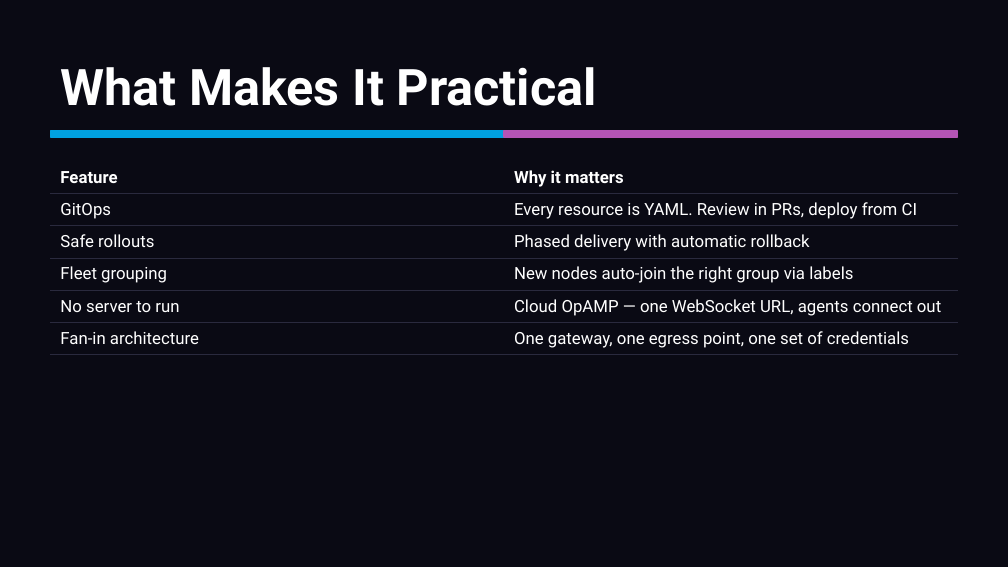
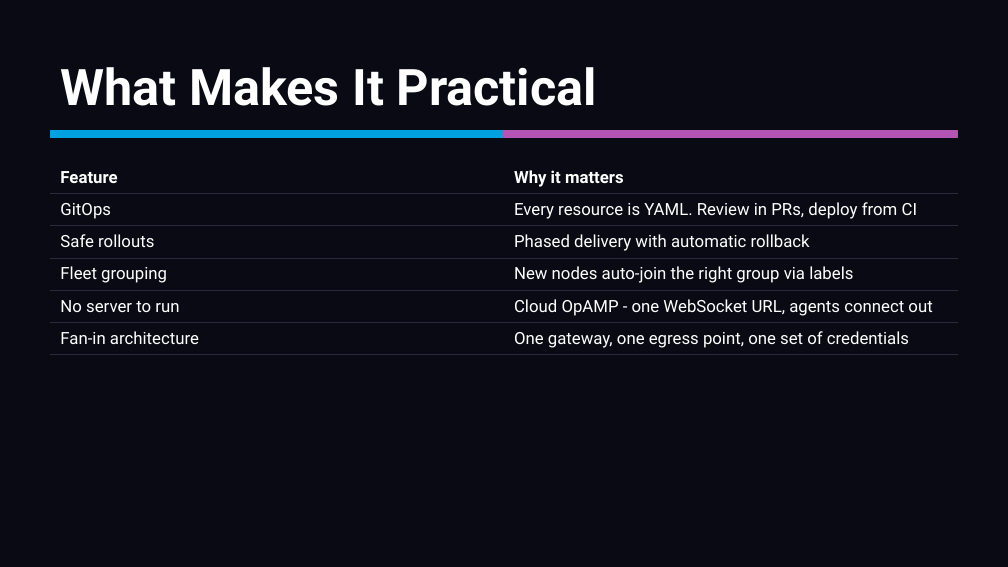
Before and after one commit to mreider/astroshop-bindplane-labs, a slide deck: slide 42 of docs/bindplane-primer/bindplane-primer.pptx. Drawn at 1008x567 pixels with LibreOffice and Linux fonts; fonts in the diff are those of the drawing. Boxes give left, top, right and bottom in pixels: in the first picture for what was removed or moved away, otherwise in the second. Text is boxed around its words. In the diff, an @@ line names an element or a change of style, - is before the commit and + after.

```diff
--- a/docs/bindplane-primer/bindplane-primer.pptx
+++ b/docs/bindplane-primer/bindplane-primer.pptx
@@ table at (50, 161, 958, 352) @@
-row 5, column 2: Cloud OpAMP — one WebSocket URL, agents connect out
+row 5, column 2: Cloud OpAMP - one WebSocket URL, agents connect out
```
Also in this commit, not shown: 9 other slides changed, 2 other files.
